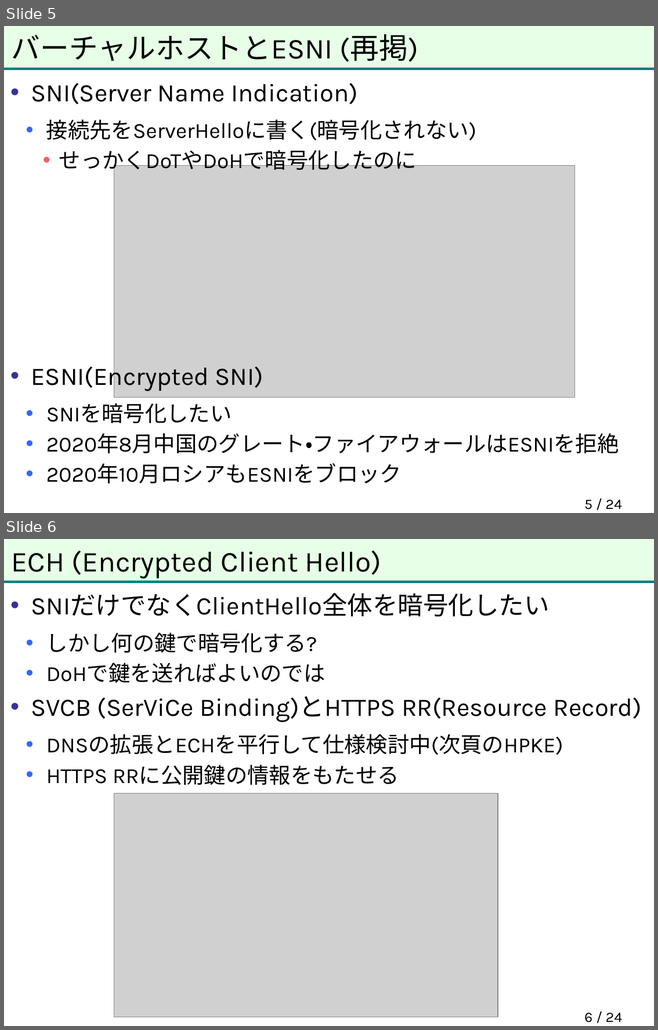
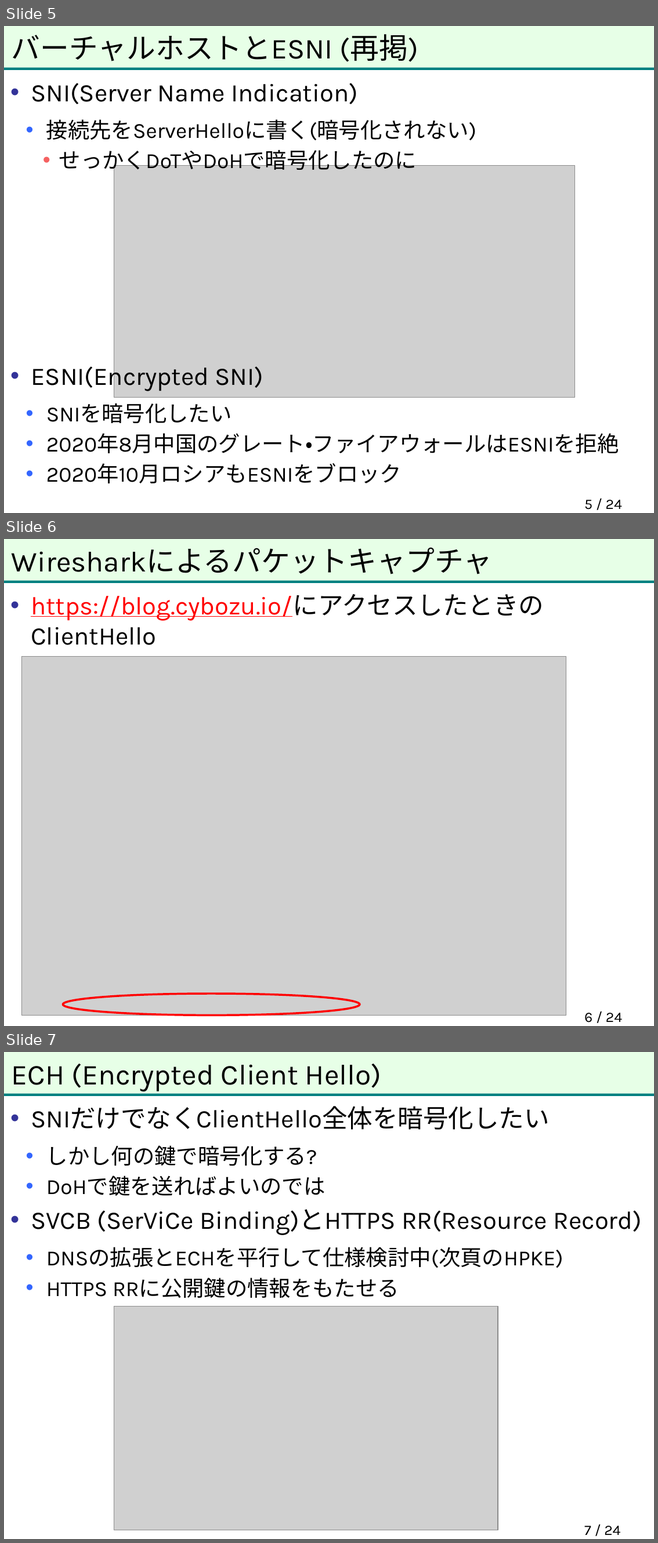
Before and after one commit to herumi/anninbon, a slide deck: lec/anninbon10.pptx. Shown one above the other, each under a label of ours: slides 5 and 6 before the commit, slides 5, 6 and 7 after it. The pictures are 658x1030 and 658x1543 pixels, drawn with LibreOffice and Linux fonts; fonts in the diff are those of the drawing; grey boxes stand for pictures; background and template pictures are left out. Boxes give left, top, right and bottom in pixels: in the first picture for what was removed or moved away, otherwise in the second. Text is boxed around its words. In the diff, an @@ line names an element or a change of style, - is before the commit and + after.

```diff
--- a/lec/anninbon10.pptx
+++ b/lec/anninbon10.pptx
@@ slide 6 added at (4, 539, 654, 1026), background #FFFFFF; not listed: 2 template elements that a slide beside it also shows @@
@@ title added at (12, 547, 492, 574), 32 pt, text #000000 @@
+Wiresharkによるパケットキャプチャ
@@ text added at (31, 594, 543, 645), 28 pt, text #FF0000, underline @@
+• https://blog.cybozu.io/にアクセスしたときの
+  ClientHello
@@ picture added at (21, 656, 565, 1015) @@
@@ ellipse added at (63, 994, 360, 1015), outline #FF0000 2.25 pt @@
@@ page number added at (584, 1013, 622, 1023), 16 pt, text #000000 @@
+6 / 24
@@ what was slide 6 is now slide 7 @@
@@ page number at (584, 1526, 620, 1535): text changed @@
-6 / 24
+7 / 24
```
Also in this commit, not shown: 1 other slide added.
